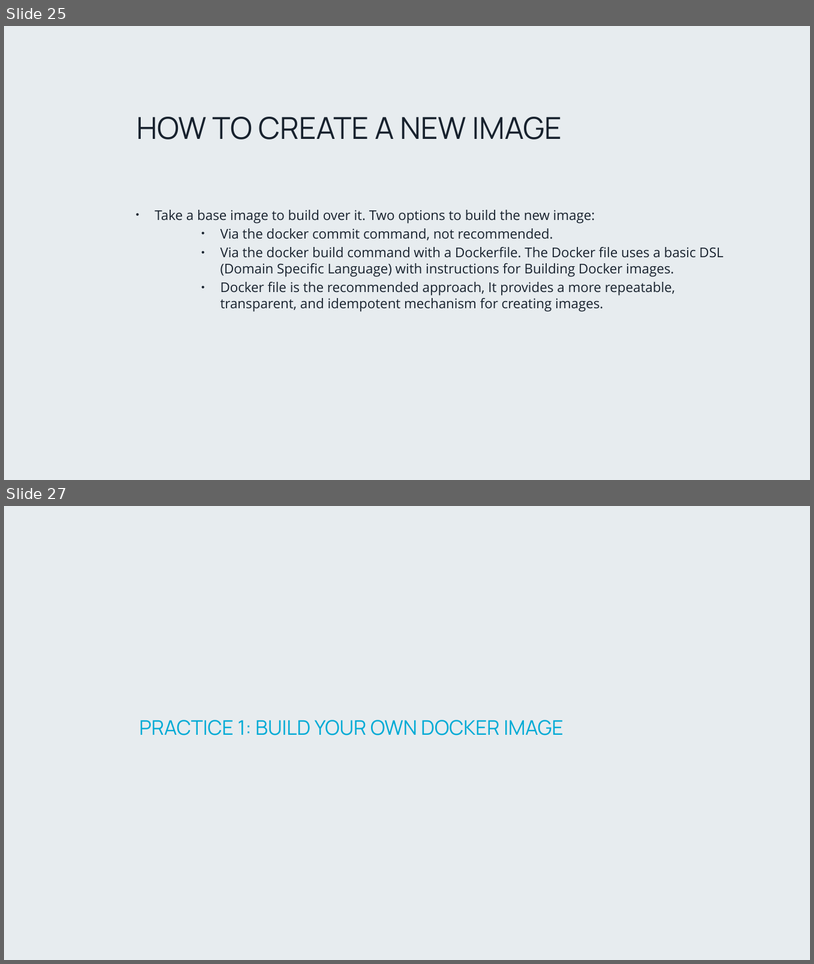
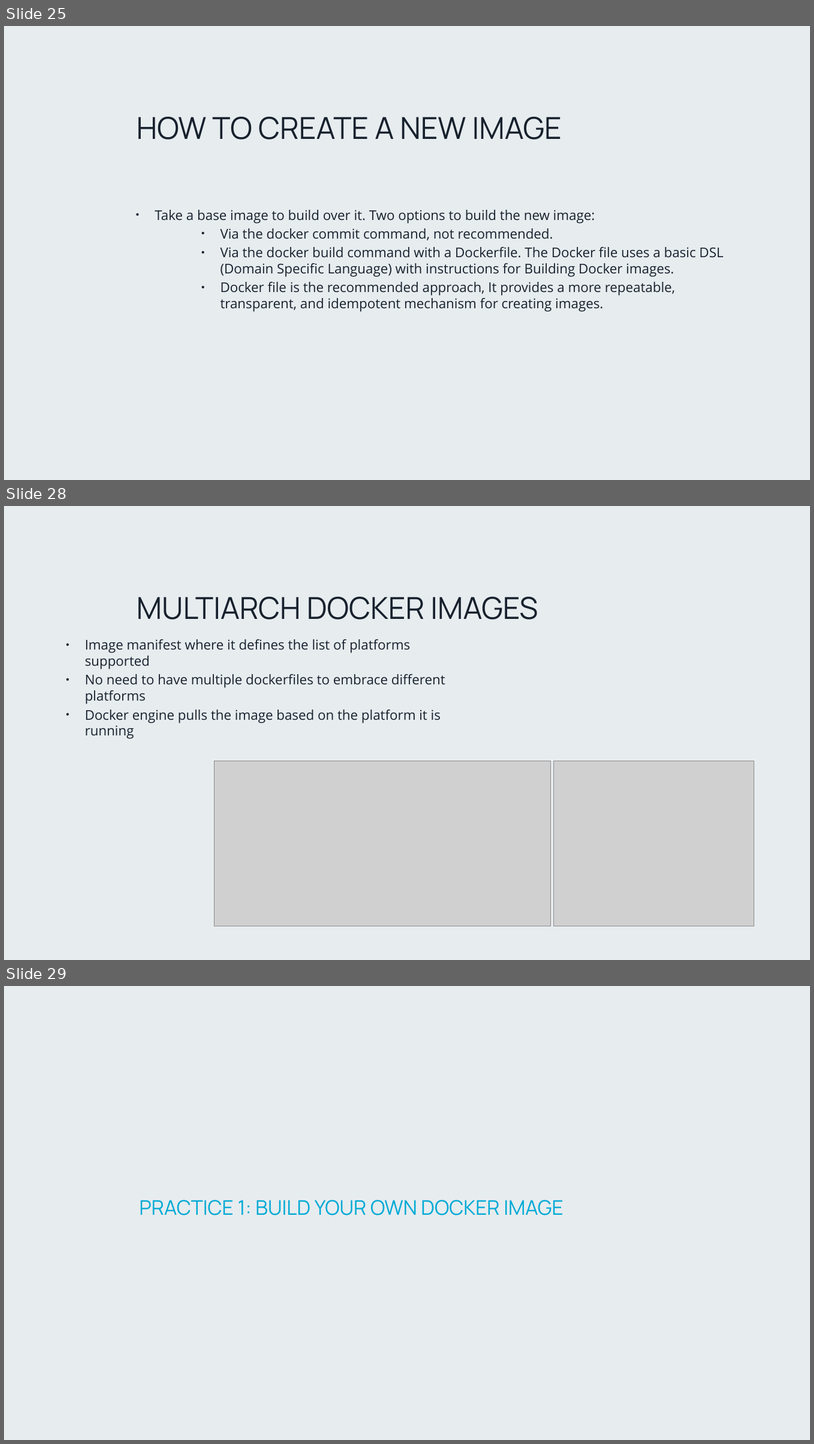
Before and after one commit to PlainConcepts/NetCore-Docker-Workshop, a slide deck: Docu/Microservices_day_1.pptx. Shown one above the other, each under a label of ours: slides 25 and 27 before the commit, slides 25, 28 and 29 after it; the slides between them are not shown. The pictures are 814x964 and 814x1444 pixels, drawn with LibreOffice and Linux fonts; fonts in the diff are those of the drawing; grey boxes stand for pictures; background and template pictures are left out. Boxes give left, top, right and bottom in pixels: in the first picture for what was removed or moved away, otherwise in the second. Text is boxed around its words. In the diff, an @@ line names an element or a change of style, - is before the commit and + after.

```diff
--- a/Docu/Microservices_day_1.pptx
+++ b/Docu/Microservices_day_1.pptx
@@ slide 28 added at (x1=4, y1=506, x2=810, y2=960), background picture (left out) @@
@@ title added at (x1=137, y1=597, x2=538, y2=619), 36 pt, text #17212D @@
+MULTIARCH DOCKER IMAGES
@@ text added at (x1=85, y1=639, x2=446, y2=739), 16 pt, text #17212D @@
+• Image manifest where it defines the list of platforms supported
+• No need to have multiple dockerfiles to embrace different platforms
+• Docker engine pulls the image based on the platform it is running
@@ picture added at (x1=215, y1=760, x2=551, y2=926) @@
@@ picture added at (x1=554, y1=760, x2=755, y2=926) @@
@@ what was slide 27 is now slide 29 @@
```
Also in this commit, not shown: 2 other slides added, 1 slide removed.
